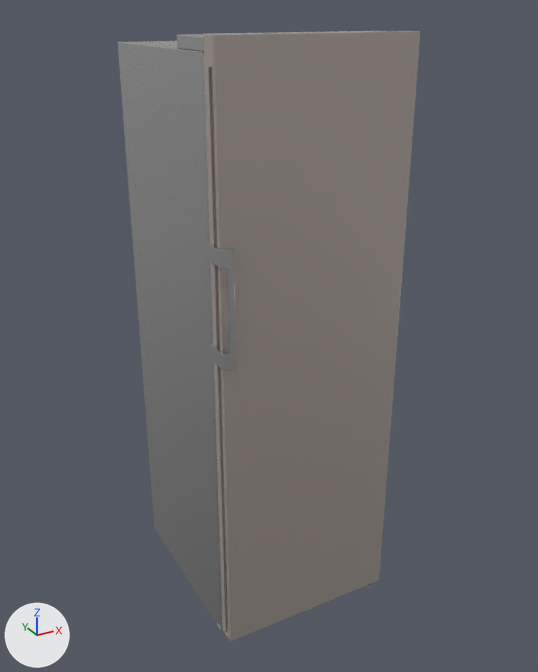
An edit to the glTF model not-too-modern_fridge.glb, drawn before and after from the same camera.
The view is the same before and after, from a camera (50 mm lens) standing at (-1.125, -1.772, 0.733) and looking at (-0.02, 0.238, -0.272). Arrows for +X, +Y and +Z are at lower left; the lights stay in place. Vertices at the same position are counted once.

The first picture shows 'Bespoke_Tall_1_Door_Freezer__Glass__Stain_Beige014.008'.
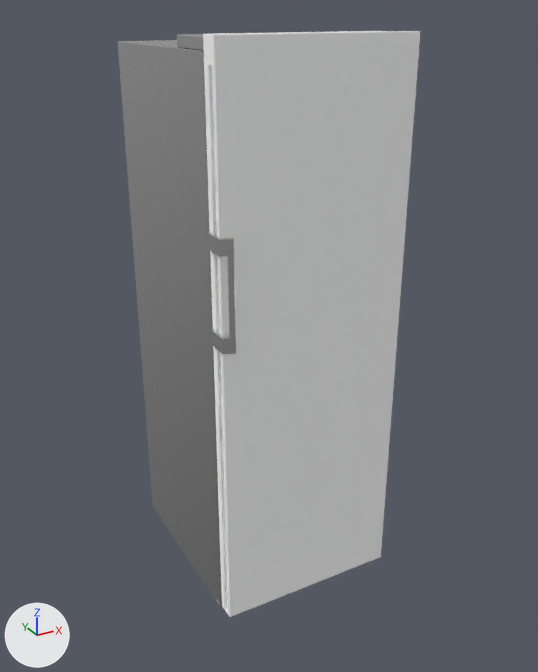
The newer file is also turned or shifted as a whole; pictures and numbers use the older file's frame.

Pixel boxes (x1, y1, x2, y2) of what changed, in the pictures (538 x 672 px; the box of a moved part takes in the faces that stretch with it):
'Bespoke_Tall_1_Door_Freezer__Glass__Stain_Beige014.008', recoloured, surface changed, mesh rescaled: before (118, 31, 420, 642); after (118, 31, 420, 617)
part 1 of me_bespoke_tall_1_door_freezer__glass__stain_beige014_008, moved or reshaped: before (125, 44, 418, 642); after (123, 43, 418, 617)

Diff of the bpy script that builds the scene:
```diff
--- a/not-too-modern_fridge.glb.py
+++ b/not-too-modern_fridge.glb.py
@@ mat_wire_000000000_001 @@
 mat_wire_000000000_001 = principled_material('wire_000000000.001')
-mat_wire_000000000_001.base_color = (0.546, 0.479, 0.445)  # light grey #c3b8b2
-mat_wire_000000000_001.metallic = 0.5
-mat_wire_000000000_001.roughness = 0.36
+mat_wire_000000000_001.base_color = (1.0, 1.0, 1.0)  # white #ffffff
+mat_wire_000000000_001.metallic = 1.0
+mat_wire_000000000_001.roughness = 1.0
@@ me_bespoke_tall_1_door_freezer__glass__stain_beige014_008 @@
 me_bespoke_tall_1_door_freezer__glass__stain_beige014_008.from_pydata(...)  # 14097 vertices, 27574 faces; spans x -0.35..0.27, y -0.12..0.63, z -1.22..0.68
 # used by ob_bespoke_tall_1_door_freezer__glass__stain_beige014_008; location = (0.0, -0.005, 0.0)
+# me_bespoke_tall_1_door_freezer__glass__stain_beige014_008 part 1: the whole mesh is scaled about its middle by (1, 1, 0.943), then moved by (0.0, 0.0, 0.05)
 me_bespoke_tall_1_door_freezer__glass__stain_beige014_008.materials.append(mat_wire_000000000_001)
```
